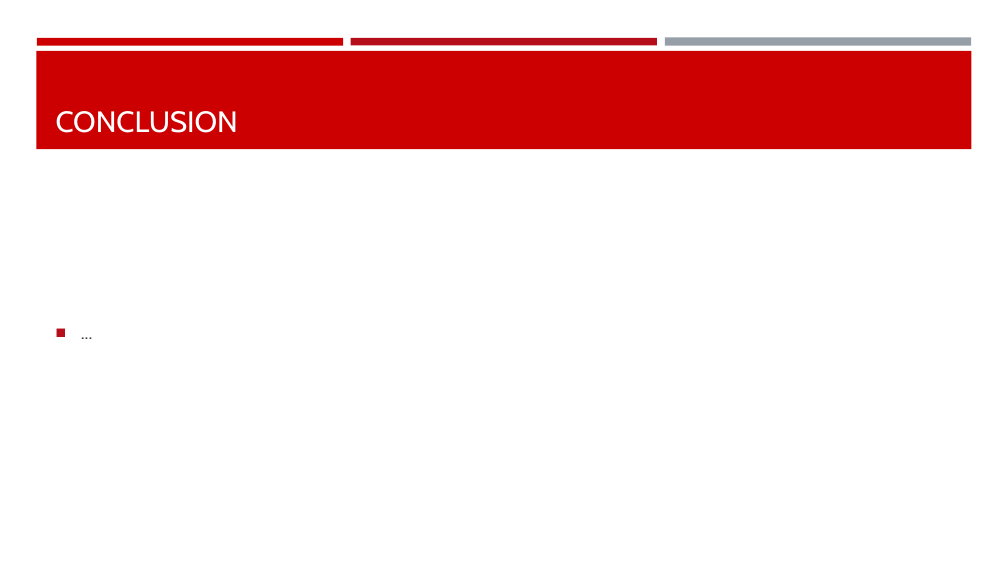
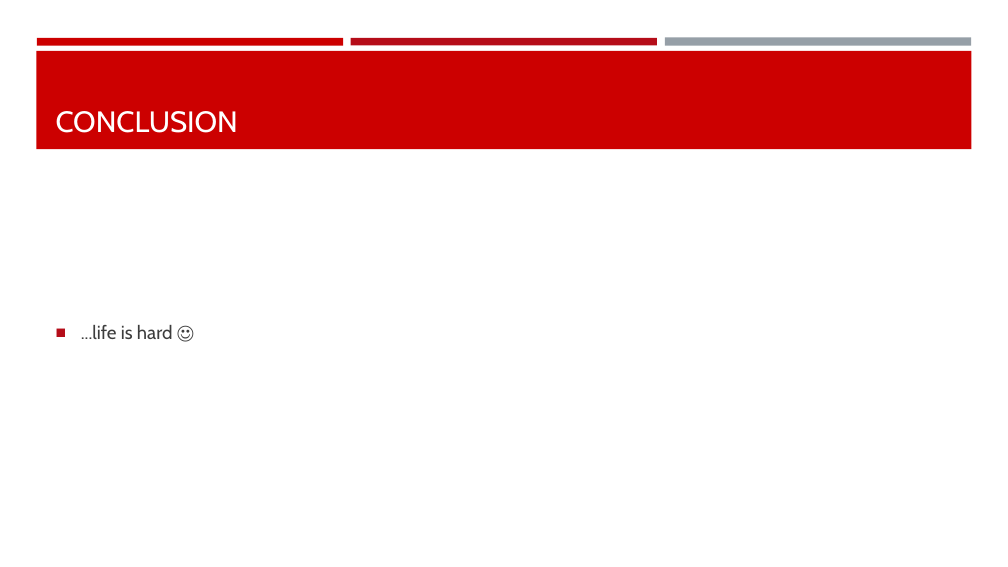
Before and after one commit to mengli11235/MachineLearning_Maze, a slide deck: slide 9 of Group Presentation.pptx. Drawn at 1008x567 pixels with LibreOffice and Linux fonts; fonts in the diff are those of the drawing. Boxes give left, top, right and bottom in pixels: in the first picture for what was removed or moved away, otherwise in the second. Text is boxed around its words. In the diff, an @@ line names an element or a change of style, - is before the commit and + after.

```diff
--- a/Group Presentation.pptx
+++ b/Group Presentation.pptx
@@ text at bbox=[81, 325, 173, 339]: text changed @@
-■ ...
+■ ...life is hard ☺
```
Also in this commit, not shown: 4 other slides changed, 3 slides added, 3 slides removed.
